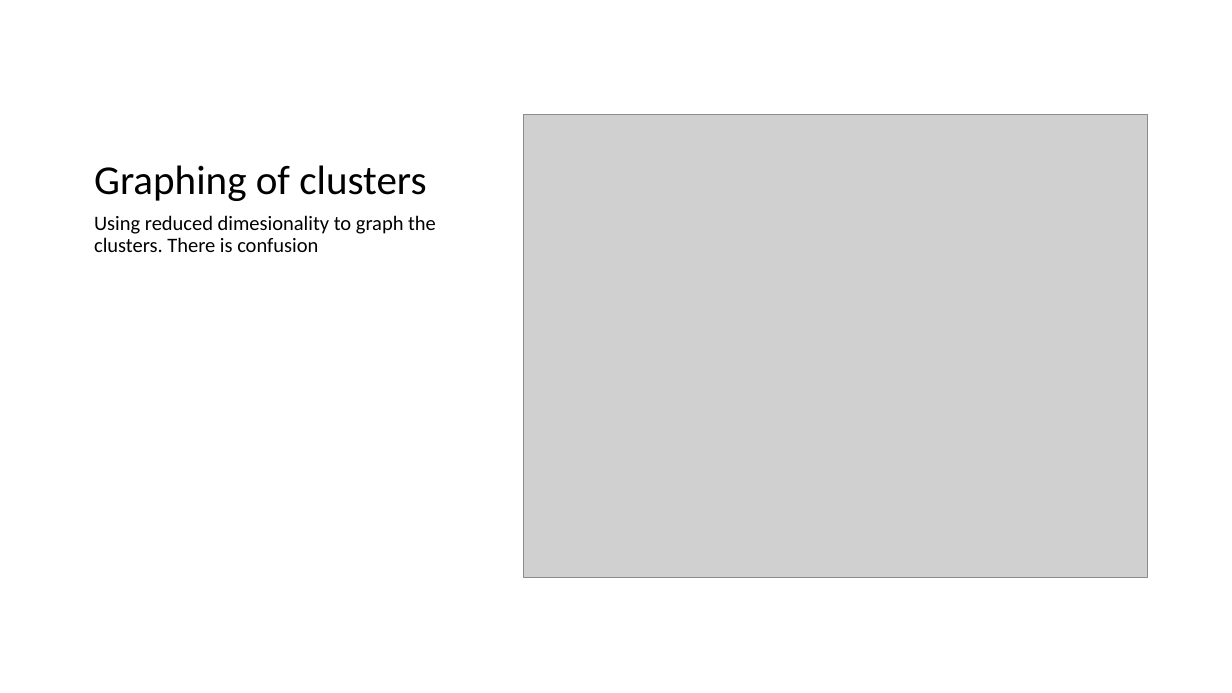
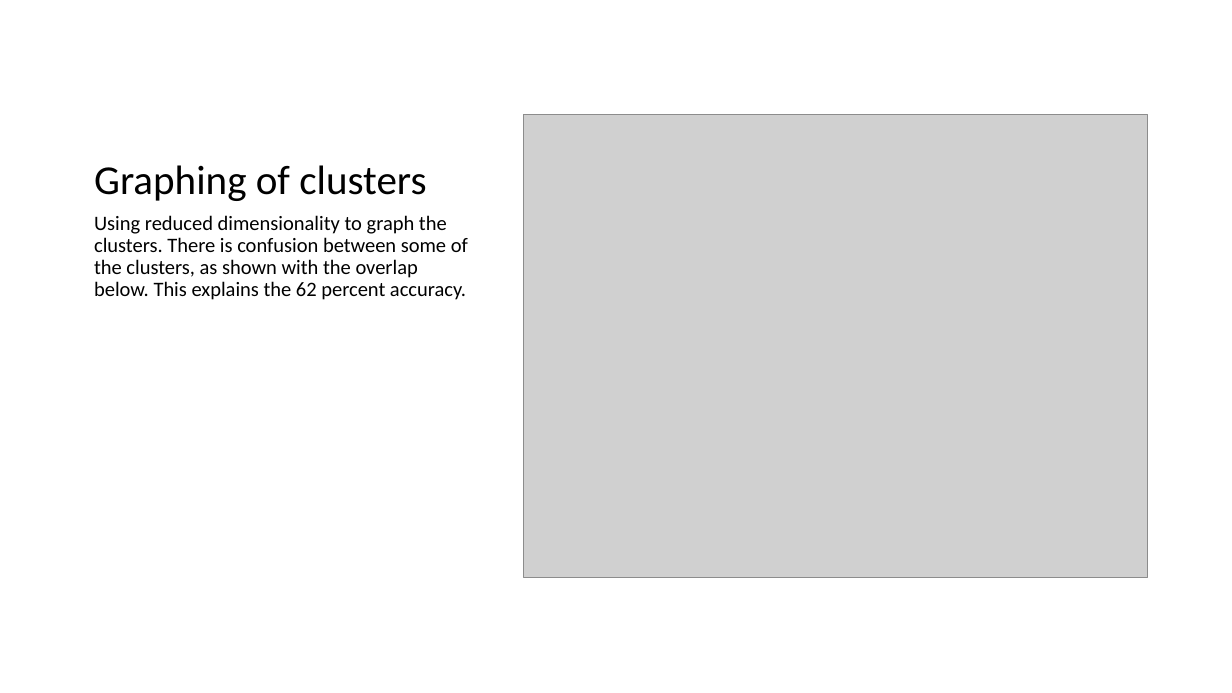
Before and after one commit to dwankelley/Quality_Control_Chart_Classification, a slide deck: slide 7 of Quality_Control_Chart_Classification_2.pptx (slide 6 before the commit). Drawn at 1232x693 pixels with LibreOffice and Linux fonts; fonts in the diff are those of the drawing; grey boxes stand for pictures. Boxes give left, top, right and bottom in pixels: in the first picture for what was removed or moved away, otherwise in the second. Text is boxed around its words. In the diff, an @@ line names an element or a change of style, - is before the commit and + after.

```diff
--- a/Quality_Control_Chart_Classification_2.pptx
+++ b/Quality_Control_Chart_Classification_2.pptx
@@ text at bbox=[94, 215, 468, 300]: text changed @@
-Using reduced dimesionality to graph the clusters. There is confusion
+Using reduced dimensionality to graph the clusters. There is confusion between some of the clusters, as shown with the overlap below. This explains the 62 percent accuracy.
```
Also in this commit, not shown: 4 other slides changed, 7 slides added, 6 slides removed.
